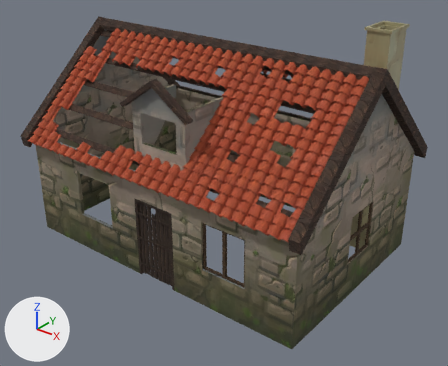
A saved change to the FBX model Eldoria/Assets/Models/Farm/HouseForest.fbx.
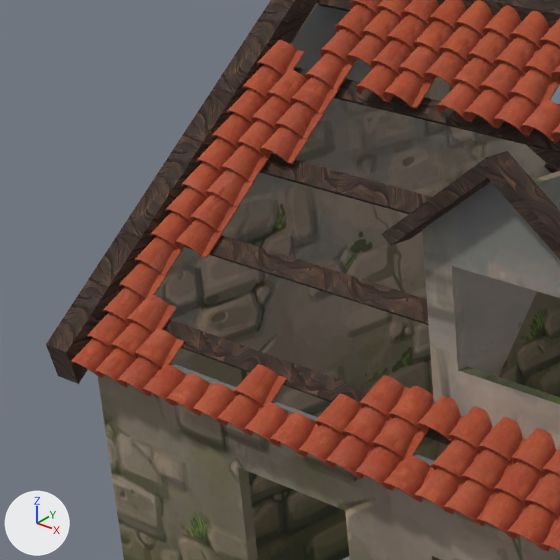
There are two pictures of each version: one whole from a camera (50 mm lens) standing at (145.06, 42.39, 12.55) and looking at (132.27, 58.37, 2.64), one close up on the part from 2% to 38% of the width and 9% to 55% of the height. Arrows for +X, +Y and +Z are at lower left; the lights stay in place. Where no turn or scale is listed for an object, it has been applied to the vertices.

The scene before the commit, as lines of its bpy script (objects in view):
```python
me_cube_055 = bpy.data.meshes.new('Cube.055')
me_cube_055.from_pydata(...)  # 160 vertices, 116 faces; spans x -2.79..9.55, y -5.46..3.02, z 1.09..5.26
me_cube_055.materials.append(mat_telhado_houuse_forest)  # picture img_wood_24_png
# before: 84 (2.57, -2.98, 3.28), 85 (2.57, -3.16, 3.12), 86 (2.57, -3.01, 3.32), 87 (2.57, -3.19, 3.16)
me_cube_057 = bpy.data.meshes.new('Cube.057')
me_cube_057.from_pydata(...)  # 223 vertices, 166 faces; spans x -2.5..9.24, y -5.17..2.5, z -2.53..5.8
# faces by material slot: [103, 63]
me_cube_057.materials.append(mat_house_forest)  # picture img_paredes_8_png
me_cube_057.materials.append(mat_chamine)  # picture img_wall_1_png
me_cube_069 = bpy.data.meshes.new('Cube.069')
me_cube_069.from_pydata(...)  # 28656 vertices, 27860 faces; spans x -5.94..5.94, y -6.38..0.11, z -1.93..1.84
me_cube_069.materials.append(mat_telhado)  # picture img_concreto_sujo_3_png
ob_house_forest = bpy.data.objects.new('house forest', me_cube_057)
ob_house_forest.location = (128.32, 60.18, 2.49)
ob_telhado_001 = bpy.data.objects.new('telhado.001', me_cube_055)
ob_telhado_001.location = (128.32, 60.06, 2.49)
ob_telhas = bpy.data.objects.new('Telhas ', me_cube_069)
ob_telhas.location = (131.66, 60.96, 5.68)
```
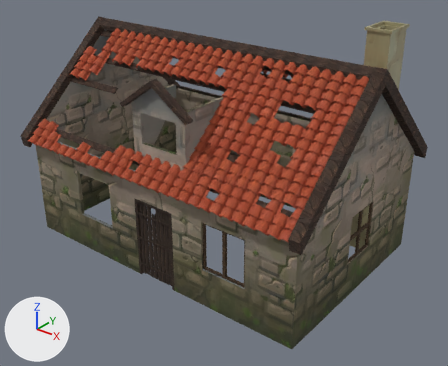
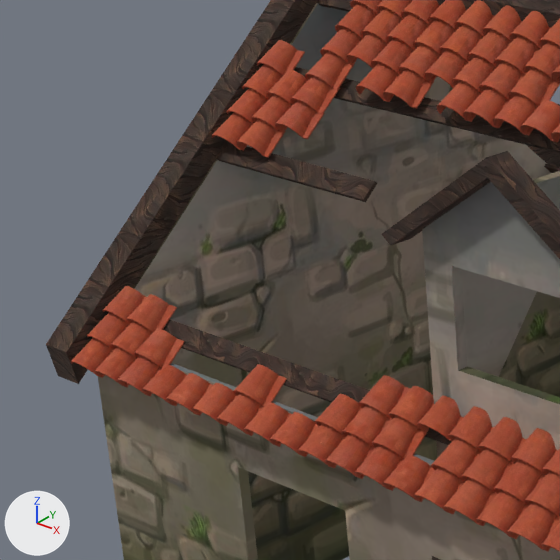
Commit message: New Update House Forest

Boxes [x1, y1, x2, y2] around the edits, measured in the close-ups (560 x 560 px):
part 1 of me_cube_055, deleted (brown): before [184, 236, 429, 325]
part 2 of me_cube_055, built on: before [260, 153, 432, 214]; after [216, 141, 377, 202]
part 3 of me_cube_069, deleted (brown): before [119, 125, 310, 299]

What the commit changed:
me_cube_069 is used by ob_telhas; location (131.66, 60.96, 5.68).
me_cube_069 had 28656 vertices, 27860 faces and spanned x -5.94..5.94, y -6.38..0.11, z -1.93..1.84.
me_cube_069 now has 27864 vertices, 27090 faces and spans x -5.94..5.94, y -6.38..0.11, z -1.93..1.84.
me_cube_069 part 3: 11 loose pieces with 792 vertices, spanning x -5.79..-4.49, y -5.64..-3.75, z -1.25..0.48, are deleted.
me_cube_055 is used by ob_telhado_001; location (128.32, 60.06, 2.49).
Verts and faces of me_cube_055; kept vertices keep their numbers, new ones are numbered from 160.
me_cube_055 had 160 vertices, 116 faces and spanned x -2.79..9.55, y -5.46..3.02, z 1.09..5.26.
me_cube_055 now has 152 vertices, 112 faces and spans x -2.79..9.55, y -5.46..3.02, z 1.09..5.26.
me_cube_055 part 1: the loose piece of 8 vertices spanning x -2.46..2.57, y -4.02..-3.81, z 2.38..2.58 is deleted.
Part 2, on me_cube_055:
Vertices 84 to 87 move by (-2.51, 0.0, 0.0).
New faces: (84, 86, 87, 85).
